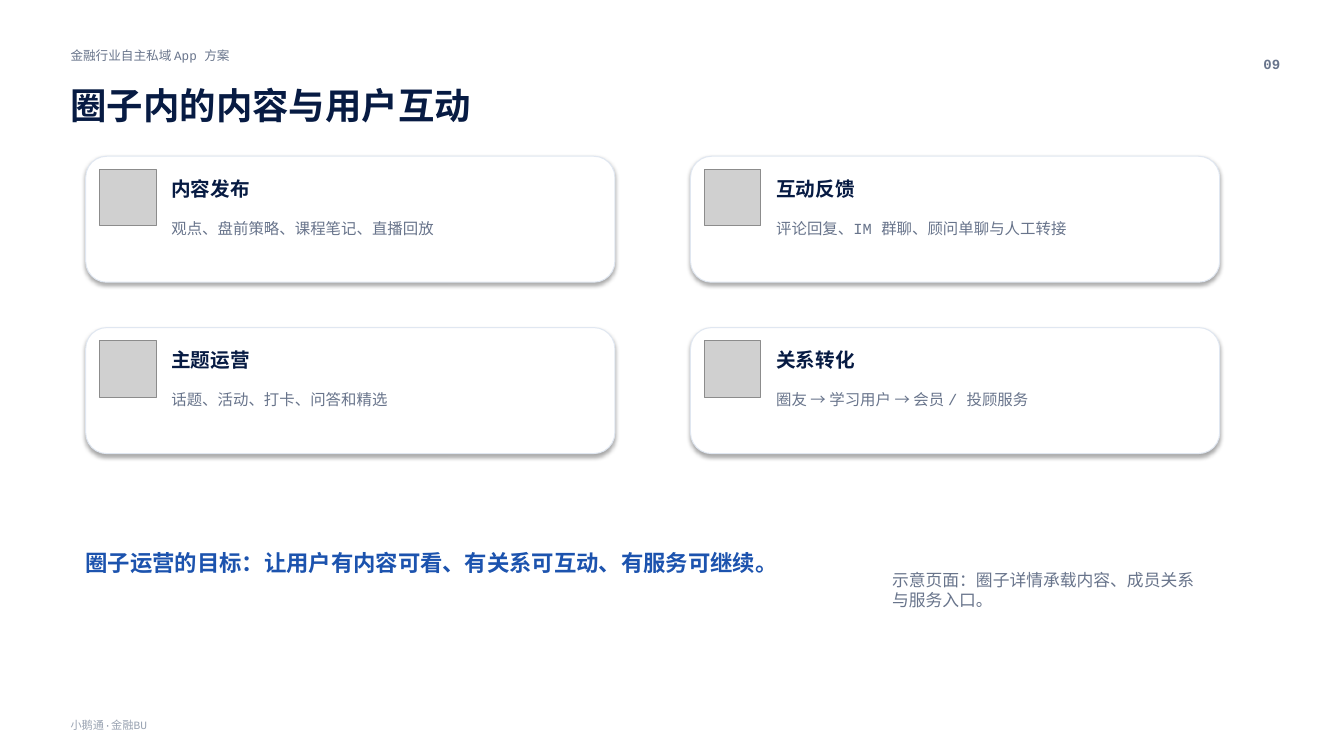
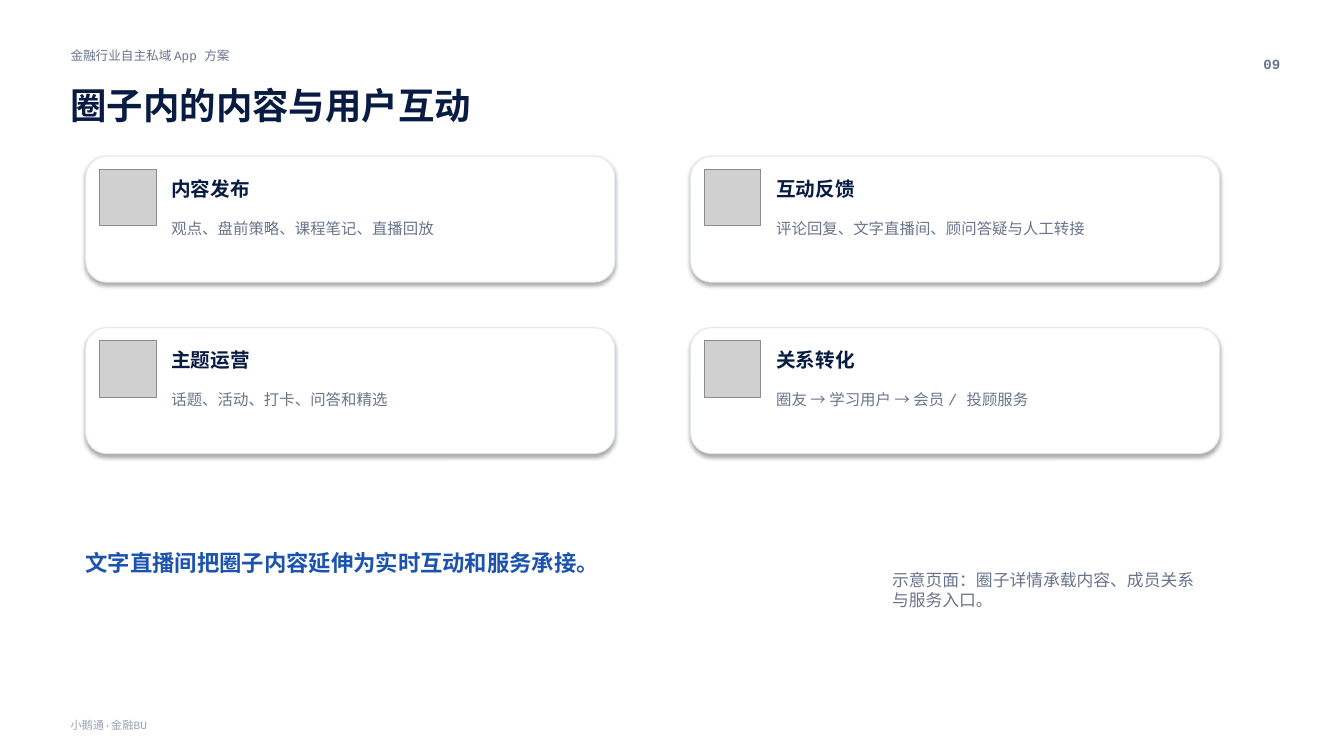
Before and after one commit to baijinhui3444/Custom-Fin-App, a slide deck: slide 9 of 金融客户定制App产品方案-演示版.pptx. Drawn at 1344x756 pixels with LibreOffice and Linux fonts; fonts in the diff are those of the drawing; grey boxes stand for pictures; background and template pictures are left out. Boxes give left, top, right and bottom in pixels: in the first picture for what was removed or moved away, otherwise in the second. Text is boxed around its words. In the diff, an @@ line names an element or a change of style, - is before the commit and + after.

```diff
--- a/金融客户定制App产品方案-演示版.pptx
+++ b/金融客户定制App产品方案-演示版.pptx
@@ text at <box>776,221,1085,235</box>: text changed @@
-评论回复、IM 群聊、顾问单聊与人工转接
+评论回复、文字直播间、顾问答疑与人工转接
@@ text at <box>86,552,599,573</box>: text changed @@
-圈子运营的目标：让用户有内容可看、有关系可互动、有服务可继续。
+文字直播间把圈子内容延伸为实时互动和服务承接。
```
Also in this commit, not shown: 3 other slides changed, 3 other files.
